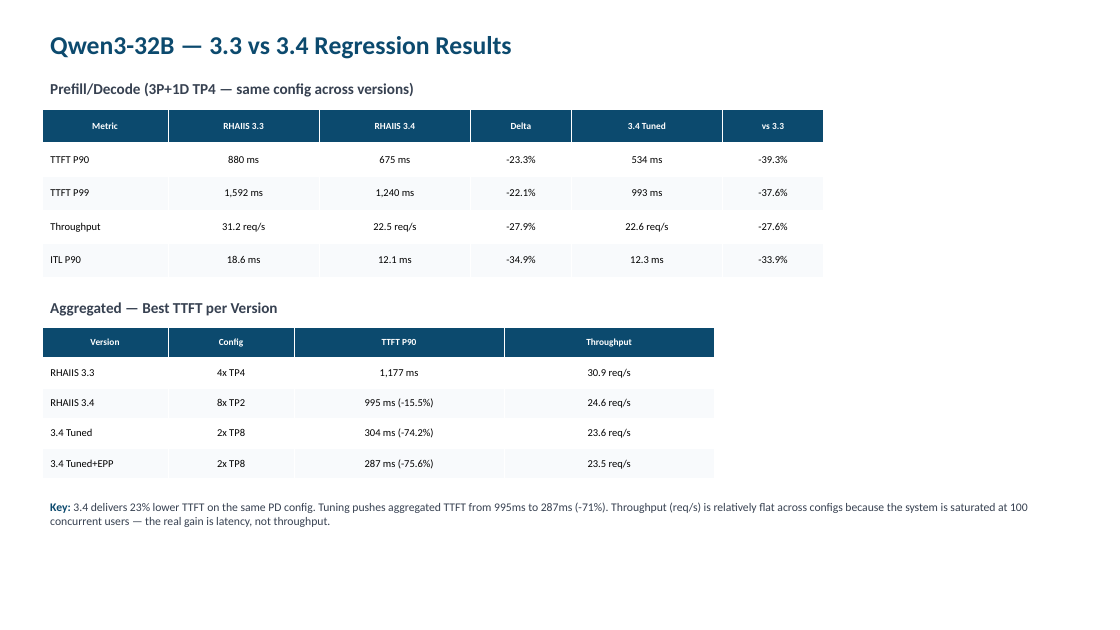
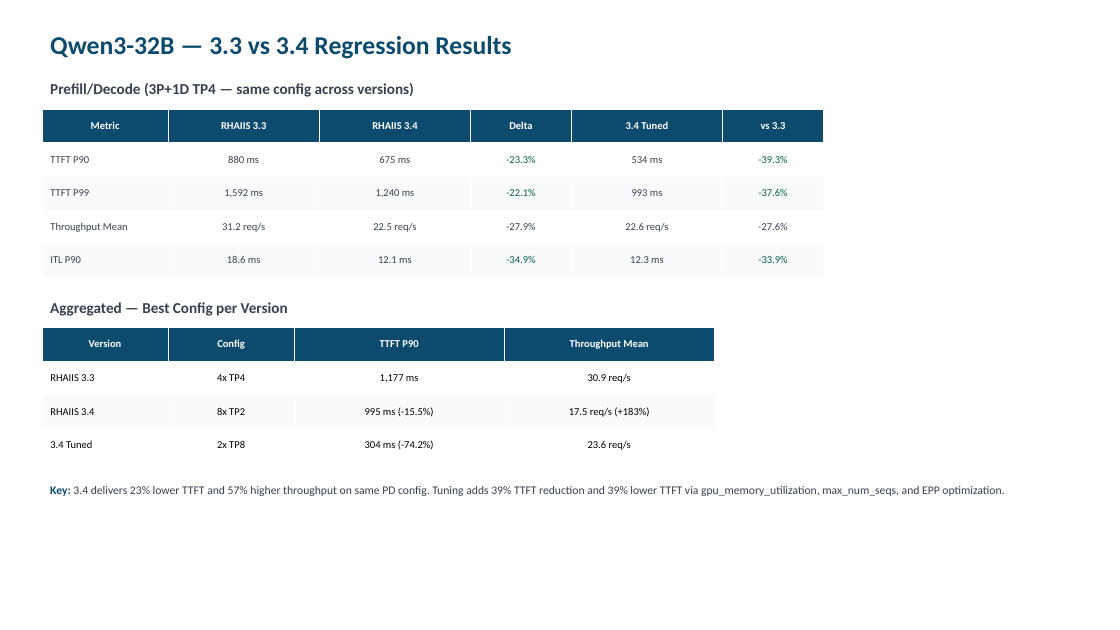
Before and after one commit to openshift-psap/serveit-studio, a slide deck: slide 4 of docs/rhaiis-3.3-vs-3.4-final.pptx. Drawn at 1120x630 pixels with LibreOffice and Linux fonts; fonts in the diff are those of the drawing. Boxes give left, top, right and bottom in pixels: in the first picture for what was removed or moved away, otherwise in the second. Text is boxed around its words. In the diff, an @@ line names an element or a change of style, - is before the commit and + after.

```diff
--- a/docs/rhaiis-3.3-vs-3.4-final.pptx
+++ b/docs/rhaiis-3.3-vs-3.4-final.pptx
@@ table at bbox=[42, 109, 823, 277] @@
-row 4, column 1: Throughput
+row 4, column 1: Throughput Mean
@@ size 8 to 9 pt in "Metric", "RHAIIS 3.3", "RHAIIS 3.4", "Delta" and 2 more places @@
@@ text colour #000000 to #374151 in "TTFT P90", "880 ms", "675 ms", "534 ms" and 13 more places @@
@@ text colour #000000 to #065F46 in "-23.3%", "-39.3%", "-22.1%", "-37.6%" and 2 more places @@
@@ table at bbox=[42, 328, 714, 462] @@
-row 1, column 4: Throughput
+row 1, column 4: Throughput Mean
-row 3, column 4: 24.6 req/s
+row 3, column 4: 17.5 req/s (+183%)
-row 5: 3.4 Tuned+EPP | 2x TP8 | 287 ms (-75.6%) | 23.5 req/s
@@ text at bbox=[50, 302, 288, 316]: text changed @@
-Aggregated — Best TTFT per Version
+Aggregated — Best Config per Version
@@ text at bbox=[50, 486, 1004, 496]: text changed @@
-Key: 3.4 delivers 23% lower TTFT on the same PD config. Tuning pushes aggregated TTFT from 995ms to 287ms (-71%). Throughput (req/s) is relatively flat across configs because the system is saturated at 100 concurrent users — the real gain is latency, not throughput.
+Key: 3.4 delivers 23% lower TTFT and 57% higher throughput on same PD config. Tuning adds 39% TTFT reduction and 39% lower TTFT via gpu_memory_utilization, max_num_seqs, and EPP optimization.
```
Also in this commit, not shown: 7 other slides changed.
